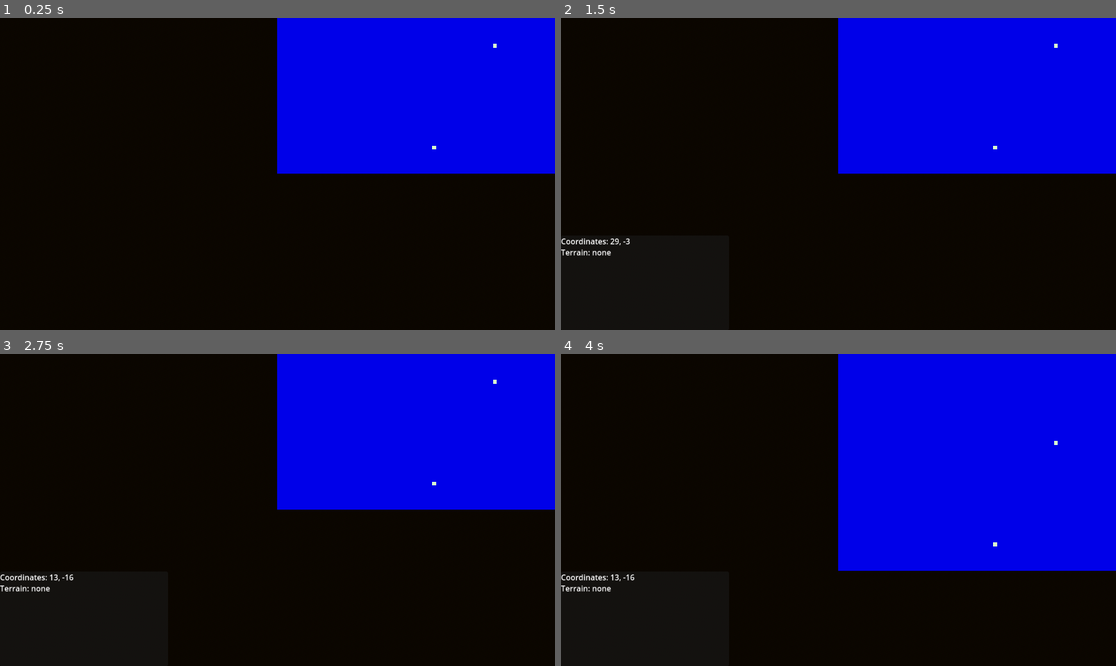
Above: before the commit, frames 1-4 (two rows, left to right).
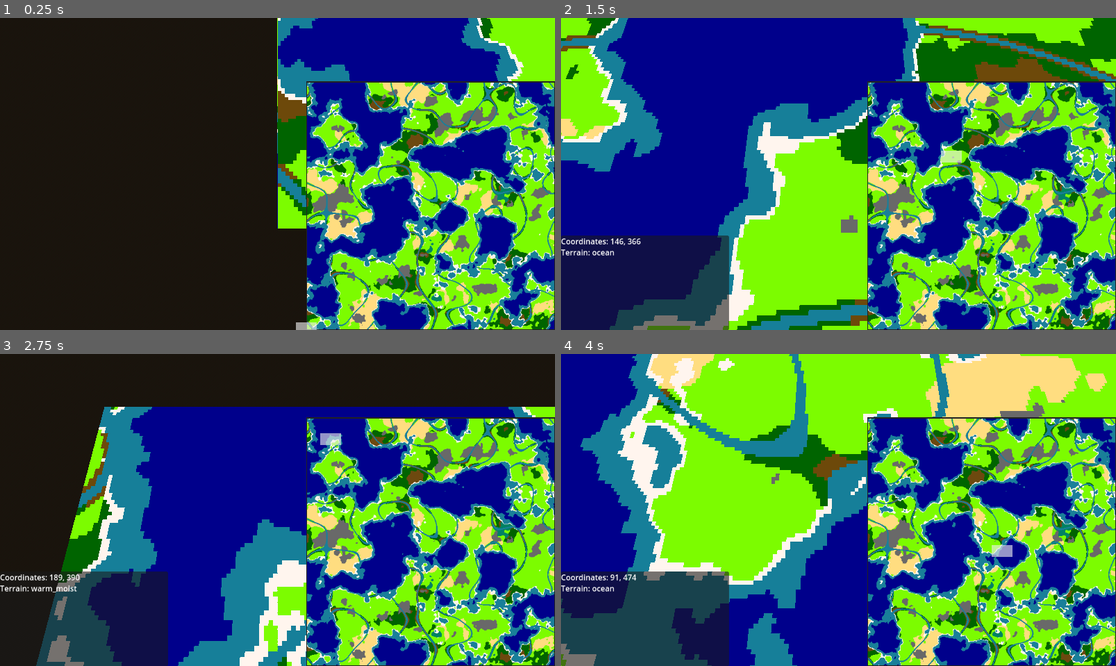
Above: after the commit, the same moments.

Repository: Bonono63/Grand-Strategy-Prototype-II
Game: Godot game, scene res://world.tscn
Same seed, same stepped clock (60 frames per second), same inputs: the game is played once before the commit and once after it.
Inputs (mouse positions are in pixels of both pictures, inside the frame that each line leads up to):
- Up to frame 1 (0.25 s): no input
- Up to frame 2 (1.5 s): tap Enter at 0.5 s; move the mouse to (960, 158) at 0.52 s; hold A (a) 0.53-1.25 s; click (960, 158) at 0.67 s; tap D (d) at 0.8 s; drag from (727, 189) to (810, 236) at 1.27 s
- Up to frame 3 (2.75 s): tap Space at 2 s; move the mouse to (333, 441) at 2.02 s; press the mouse at (333, 441) at 2.03 s; tap S (s) at 2.3 s
- Up to frame 4 (4 s): release the mouse at (894, 441) at 2.75 s; tap Enter at 2.75 s; drag from (810, 572) to (672, 463) at 2.77 s; tap Space at 3.5 s; move the mouse to (1005, 556) at 3.52 s; hold W (w) from 3.53 s (still down); click (1005, 556) at 3.67 s; tap A (a) at 3.8 s

The runs differ from the first frame. In frame 1, 48% of the frame differs, in the area x 49-100%, y 0-100%; in frame 2, 100%, in the area x 0-100%, y 0-100%; in frame 3, 81%; in frame 4, 100%.

Commit message:
modified:   Camera3D.gd 	modified:   World.gd 	new file:   cool.png 	new file:   cool.png.import 	modified:   map.gd 	modified:   world.tscn

Diff:
--- a/Camera3D.gd
+++ b/Camera3D.gd
@@ -2,7 +2,7 @@
 
 const zoom_increment = 20
 const max_zoom = 1000
-const min_zoom = 10
+const min_zoom = 5
 const default_zoom = 50
 
 const rotation_control_enabled = false
--- a/World.gd
+++ b/World.gd
@@ -11,22 +11,37 @@
 var drag : Vector2
 var minimap_size : Vector2 #= Vector2(map.length+4, map.width+4)
 
+@export_range(0,1) var sea_level = .4
+@export_range(0,1) var coast_height = .475
+@export_range(0,1) var shore_height = .5
+@export_range(0,1) var mountain_height = .8
+
+@export_range(0,1) var cold_cutoff = .35
+@export_range(0,1) var warm_cutoff = .65
+
+@export_range(0,1) var dry_cutoff = .65
+@export_range(0,1) var moist_cutoff = .8
+
+@export_range(0,1) var river_moisture_cutoff = .91
+@export_range(0,1) var river_cutoff = .955
+@export_range(0,1) var river_moisture_addition = 0.25
+
 func _init():
 	seed = randi()
 
-	var speed : float
-	var attack : float = 100
-	var defense : float = 50
-	var equipment : float = 5000
-	var manpower : float = 5000
-	var max_strength : float = (equipment + manpower) / 2
-	var actual_strength : float = max_strength
-	var morale : float
-	var defense_mod : float
-	var unit : Array = [attack, defense, speed, max_strength, actual_strength, morale, equipment, manpower, defense_mod] #simple mock division with all necessary stats
-	unitFightingEqual(unit)
-	var unitA = [100, 50, 10, 1, 1, 1, 5000, 5000, null]
-	var unitB = [50, 25, 20, 1, 1, 1, 2500, 2500, null]
+	#var speed : float
+	#var attack : float = 100
+	#var defense : float = 50
+	#var equipment : float = 5000
+	#var manpower : float = 5000
+	#var max_strength : float = (equipment + manpower) / 2
+	#var actual_strength : float = max_strength
+	#var morale : float
+	#var defense_mod : float
+	#var unit : Array = [attack, defense, speed, max_strength, actual_strength, morale, equipment, manpower, defense_mod] #simple mock division with all necessary stats
+	#unitFightingEqual(unit)
+	#var unitA = [100, 50, 10, 1, 1, 1, 5000, 5000, null]
+	#var unitB = [50, 25, 20, 1, 1, 1, 2500, 2500, null]
 	#division.combat(unitA, unitB)
 
 func unitFightingEqual(unit : Array): #simulates combat between 2 units with the same stats
@@ -45,14 +60,23 @@
 	print(unit[4], " unit's remaining strength")
 
 func _ready():
+	map.connect("map_loaded", Callable(self, "on_map_loaded"))
+	#open("res://cool.png")
+	generate_world(Vector2(512,512),seed)
+	#generate_terrain_map()
+	#update_terrain_map()
+
+	#inspector_update(0,0)
+	#save("user://save__01.png")
+
+func on_map_loaded():
+	print("map loaded")
 	$GUI/Minimap/Area2D.connect("collision", minimap_input_event)
 	$"World Collision".connect("collision", world_input_event)
-	open("res://zero.png")
 	generate_terrain_map()
 	update_terrain_map()
 	world_collision_setup()
-	#inspector_update(0,0)
-	#save("user://save__01.png")
+	#save("res://cool.png")
 
 func _process(_delta):
 	update_minimap()
@@ -61,6 +85,7 @@
 
 #open a previous world
 func open(open_path : String) -> void:
+	print("opening ", open_path)
 	var image : Image
 	image = Image.load_from_file(open_path)
 
@@ -86,8 +111,7 @@
 	map.building = building
 	map.territory = territory
 
-	print("success loading the world.")
-	#print(terrain)
+	map.emit_signal("map_loaded")
 
 #save the current world
 func save(save_path : String) -> void:
@@ -97,16 +121,152 @@
 	for x in map.length:
 		for y in map.width:
 			var color : Color
-			color.r8 = map.topography[x][y]
-			color.g8 = map.building[x][y]
-			color.b8 = map.territory[x][y]
+			color.r8 = map.terrain[x][y]
+			#color.g8 = map.building[x][y]
+			#color.b8 = map.territory[x][y]
 			image.set_pixel(x,y,color)
 
 	image.save_png(save_path)
 
+enum moisture { DRY, MOIST, WET }
+enum temperature { COLD, WARM, HOT }
+
 #generate a world
-func generate_world():
-	pass
+func generate_world(size : Vector2 , _seed : int):
+	print("generating world")
+	map.length = int(size.x)
+	map.width = int(size.y)
+	print(map.length)
+	print(map.width)
+
+	var height_map_noise = FastNoiseLite.new()
+	var moisture_map_noise = FastNoiseLite.new()
+	var temperature_map_noise = FastNoiseLite.new()
+	var river_map_noise = FastNoiseLite.new()
+
+	moisture_map_noise.noise_type = FastNoiseLite.TYPE_SIMPLEX
+	height_map_noise.seed = randi()
+	height_map_noise.frequency = 0.0075
+	height_map_noise.fractal_type = FastNoiseLite.FRACTAL_FBM
+
+	moisture_map_noise.noise_type = FastNoiseLite.TYPE_SIMPLEX_SMOOTH
+	moisture_map_noise.seed = randi()
+	moisture_map_noise.frequency = 0.0075
+	#moisture_map_noise.fractal_type = FastNoiseLite.FRACTAL_FBM
+
+	temperature_map_noise.noise_type = FastNoiseLite.TYPE_SIMPLEX_SMOOTH
+	temperature_map_noise.seed = randi()
+	temperature_map_noise.frequency = 0.0075
+
+	river_map_noise.noise_type = FastNoiseLite.TYPE_SIMPLEX_SMOOTH
+	river_map_noise.seed = randi()
+	river_map_noise.frequency = 0.01
+	river_map_noise.fractal_type = FastNoiseLite.FRACTAL_RIDGED
+	river_map_noise.fractal_lacunarity = 0
+	river_map_noise.fractal_weighted_strength = 1
+
+	var height_map : NoiseTexture2D = NoiseTexture2D.new()
+	var moisture_map : NoiseTexture2D = NoiseTexture2D.new()
+	var temperature_map : NoiseTexture2D = NoiseTexture2D.new()
+	var river_map : NoiseTexture2D = NoiseTexture2D.new()
+
+	height_map.width = size.x
+	height_map.height = size.y
+	height_map.noise = height_map_noise
+
+	moisture_map.width = size.x
+	moisture_map.height = size.y
+	moisture_map.noise = moisture_map_noise
+
+	temperature_map.width = size.x
+	temperature_map.height = size.y
+	temperature_map.noise = temperature_map_noise
+
+	river_map.width = size.x
+	river_map.height = size.y
+	river_map.noise = river_map_noise
+
+	await height_map.changed
+	await moisture_map.changed
+	await temperature_map.changed
+	await river_map.changed
+
+	var height_image : Image = height_map.get_image()
+	var moisture_image : Image = moisture_map.get_image()
+	var temperature_image : Image = temperature_map.get_image()
+	var river_image : Image = river_map.get_image()
+
+	for x in size.x:
+		for y in size.y:
+			if river_image.get_pixel(x,y).r >= river_moisture_cutoff:
+				moisture_image.set_pixel(x,y, Color(moisture_image.get_pixel(x,y).r+river_moisture_addition, moisture_image.get_pixel(x,y).g+river_moisture_addition, moisture_image.get_pixel(x,y).b+river_moisture_addition))
+
+	var terrain : Array
+	utils.initate_2d_array(terrain, size.x, size.y)
+
+	for x in size.x:
+		for y in size.y:
+
+			#ocean
+			if height_image.get_pixel(x,y).r <= sea_level:
+				terrain[x][y] = map.terrain_types.ocean
+
+			#coast
+			else :if height_image.get_pixel(x,y).r <= coast_height:
+				terrain[x][y] = map.terrain_types.shallow_water
+
+			#river gen
+			else :if river_image.get_pixel(x,y).r >= river_cutoff:
+				terrain[x][y] = map.terrain_types.shallow_water
+
+			#shore
+			else: if height_image.get_pixel(x,y).r <= shore_height:
+				terrain[x][y] = map.terrain_types.shore
+
+			#moutains
+			else: if height_image.get_pixel(x,y).r >= mountain_height:
+				terrain[x][y] = map.terrain_types.mountain
+
+			else:
+				var moist
+				var temp
+
+				if moisture_image.get_pixel(x,y).r <= dry_cutoff:
+					moist = moisture.DRY
+				else: if moisture_image.get_pixel(x,y).r <= moist_cutoff:
+					moist = moisture.MOIST
+				else:
+					moist = moisture.WET
+
+				if temperature_image.get_pixel(x,y).r <= warm_cutoff:
+					temp = temperature.WARM
+				else:
+					temp = temperature.HOT
+
+				match moist:
+					moisture.DRY:
+						match temp:
+							temperature.HOT:
+								terrain[x][y] = map.terrain_types.hot_dry # desert
+							temperature.WARM:
+								terrain[x][y] = map.terrain_types.warm_dry # plains
+					moisture.MOIST:
+						match temp:
+							temperature.HOT:
+								terrain[x][y] = map.terrain_types.warm_dry # plains
+							temperature.WARM:
+								terrain[x][y] = map.terrain_types.warm_moist # forest
+					moisture.WET:
+						match temp:
+							temperature.HOT:
+								terrain[x][y] = map.terrain_types.hot_wet # jungle
+							temperature.WARM:
+								terrain[x][y] = map.terrain_types.warm_wet # swamp
+
+	map.terrain = terrain
+
+	map.emit_signal("map_loaded")
+
 
 func generate_terrain_map() -> void:
 	var image : Image
@@ -115,22 +275,32 @@
 	for x in map.length:
 		for y in map.width:
 			match (map.terrain[x][y]):
-				map.terrain_types.plains:
-					image.set_pixel(x,y,Color.PALE_GREEN)
-				map.terrain_types.forest:
-					image.set_pixel(x,y,Color.SEA_GREEN)
-				map.terrain_types.desert:
-					image.set_pixel(x,y,Color.TAN)
-				map.terrain_types.moutains:
-					image.set_pixel(x,y,Color.DIM_GRAY)
-				map.terrain_types.river:
-					image.set_pixel(x,y,Color.ROYAL_BLUE)
+				map.terrain_types.ocean:
+					image.set_pixel(x,y,Color.DARK_BLUE) # ocean
+				map.terrain_types.shallow_water:
+					image.set_pixel(x,y,Color(0.1, 0.5, 0.6, 1)) # coast
 				map.terrain_types.shore:
-					image.set_pixel(x,y,Color.ROYAL_BLUE)
-				map.terrain_types.ocean:
-					image.set_pixel(x,y,Color.MEDIUM_BLUE)
+					image.set_pixel(x,y,Color.SEASHELL) # shore
+				map.terrain_types.mountain:
+					image.set_pixel(x,y,Color.DIM_GRAY) # mountain
+				map.terrain_types.cold_dry:
+					image.set_pixel(x,y,Color.WEB_GRAY) # polar desert
+				map.terrain_types.cold_moist:
+					image.set_pixel(x,y,Color.TEAL) # tundra
+				map.terrain_types.warm_dry:
+					image.set_pixel(x,y,Color.LAWN_GREEN) # plains
+				map.terrain_types.warm_moist:
+					image.set_pixel(x,y,Color.DARK_GREEN) # forest
+				map.terrain_types.warm_wet:
+					image.set_pixel(x,y,Color("6d490f")) # swamp
+				map.terrain_types.hot_dry:
+					image.set_pixel(x,y,Color(1, 0.870588, 0.501961, 1)) # desert
+				map.terrain_types.hot_wet:
+					image.set_pixel(x,y,Color("008264")) # jungle
+				map.terrain_types.shallow_water:
+					image.set_pixel(x,y,Color.DEEP_SKY_BLUE) # river
 				_:
-					image.set_pixel(x,y,Color.MEDIUM_BLUE)
+					image.set_pixel(x,y,Color.TRANSPARENT)
 
 	var texture : ImageTexture
 	texture = ImageTexture.create_from_image(image)
@@ -152,10 +322,10 @@
 	#$GUI/Minimap/Area2D.position = collision_position
 	$GUI/Minimap/Area2D/CollisionShape2D.position = collision_position
 	#print($GUI/Minimap/Area2D/CollisionShape2D.position)
-	$GUI/Minimap/Area2D/CollisionShape2D/ColorRect.position = collision_position
+	#$GUI/Minimap/Area2D/CollisionShape2D/ColorRect.position = collision_position
 	#print($GUI/Minimap/Area2D/CollisionShape2D/ColorRect.position)
 	$GUI/Minimap/Area2D/CollisionShape2D.shape.size = minimap_size
-	$GUI/Minimap/Area2D/CollisionShape2D/ColorRect.size = minimap_size
+	#$GUI/Minimap/Area2D/CollisionShape2D/ColorRect.size = minimap_size
 
 func update_camera_outline() -> void:
 	var camera_outline_size : Vector2
@@ -183,7 +353,8 @@
 			minimap_drag = false
 
 func world_collision_setup():
-	#print("length: ", map.length, " width: ", map.width)
+	#await map.map_loaded
+	print("length: ", map.length, " width: ", map.width)
 	var collision_shape : Vector3 = Vector3(map.length, 0, map.width)
 	$"World Collision/CollisionShape3D".shape.size = collision_shape
 
@@ -201,6 +372,8 @@
 	var info = $"GUI/location Inspector/info"
 	var coords = $"GUI/location Inspector/coords"
 
+	y-=1
+
 	inspector.show()
 
 	var aspect_ratio : Vector2 = Vector2(get_viewport().size.x, get_viewport().size.y).normalized()
@@ -210,7 +383,7 @@
 	var inspector_position : Vector2 = Vector2(0, get_viewport().size.y-inspector_size.y)
 	inspector.position = inspector_position
 
-	coords.text = str("Coordinates: ", x, ", ", y)
+	coords.text = str("Coordinates: ", x+1, ", ", abs(y))
 	#print($"GUI/location Inspector/info".position.x)
 	var info_position : Vector2 = Vector2(0, info.position.x+coords.size.y)
 	info.position = info_position
--- a/map.gd
+++ b/map.gd
@@ -1,25 +1,34 @@
 class_name _map
 extends Node
+
+signal map_loaded
 
 const MAX_VALUE = 256
 var length
 var width
 
 enum terrain_types {
-	plains,
-	forest,
-	desert,
-	moutains,
-	river,
+	ocean,
 	shore,
-	ocean,
+	shallow_water,
+	mountain,
+	cold_dry,
+	cold_moist,
+	cold_wet,
+	warm_dry,
+	warm_moist,
+	warm_wet,
+	hot_dry,
+	hot_moist,
+	hot_wet,
 }
 
 enum building_types {
 	empty,
-	city,
-	fort,
+	town,
+	castle,
 	moat,
+	farm
 }
 
 var terrain : Array
--- a/world.tscn
+++ b/world.tscn
@@ -21,7 +21,6 @@
 [sub_resource type="Environment" id="Environment_gpl8t"]
 background_mode = 2
 sky = SubResource("Sky_73237")
-tonemap_mode = 3
 ssao_enabled = true
 sdfgi_enabled = true
 
@@ -53,16 +52,15 @@
 transform = Transform3D(-0.409326, 0.631342, -0.65868, -0.850898, -0.00360818, 0.525318, 0.329279, 0.775496, 0.538685, 0, 94.8562, 0)
 
 [node name="Camera" parent="." node_paths=PackedStringArray("World") instance=ExtResource("2_rj17n")]
-transform = Transform3D(1, 0, 0, 0, -4.37114e-08, 1, 0, -1, -4.37114e-08, 0, 0, 0)
+transform = Transform3D(1, 0, 0, 0, 0.258819, 0.965926, 0, -0.965926, 0.258819, 0, 0, 0)
 World = NodePath("..")
 
 [node name="GUI" type="CanvasLayer" parent="."]
 
 [node name="Minimap" type="ColorRect" parent="GUI"]
-visible = false
 offset_right = 40.0
 offset_bottom = 40.0
-mouse_filter = 2
+mouse_filter = 1
 mouse_force_pass_scroll_events = false
 color = Color(0.136826, 0.136826, 0.136826, 1)
 
@@ -79,7 +77,6 @@
 offset_bottom = 20.0
 grow_horizontal = 2
 grow_vertical = 2
-mouse_filter = 2
 
 [node name="camera_outline" type="ColorRect" parent="GUI/Minimap"]
 material = SubResource("CanvasItemMaterial_2vory")
@@ -90,23 +87,14 @@
 color = Color(0.933333, 0.933333, 0.933333, 0.627451)
 
 [node name="Area2D" type="Area2D" parent="GUI/Minimap"]
-collision_layer = 3
-collision_mask = 3
+collision_layer = 2
+collision_mask = 2
 priority = 1.0
 script = ExtResource("4_pjcvx")
 
 [node name="CollisionShape2D" type="CollisionShape2D" parent="GUI/Minimap/Area2D"]
 shape = SubResource("RectangleShape2D_nrk3u")
-
-[node name="ColorRect" type="ColorRect" parent="GUI/Minimap/Area2D/CollisionShape2D"]
-visible = false
-visibility_layer = 3
-offset_left = -10.0
-offset_top = -10.0
-offset_right = 10.0
-offset_bottom = 10.0
-mouse_filter = 2
-color = Color(1, 0.203922, 1, 1)
+debug_color = Color(0, 0.6, 0.701961, 0.45098)
 
 [node name="location Inspector" type="Panel" parent="GUI"]
 visible = false
Binary file added: cool.png
Not shown, added: cool.png.import
